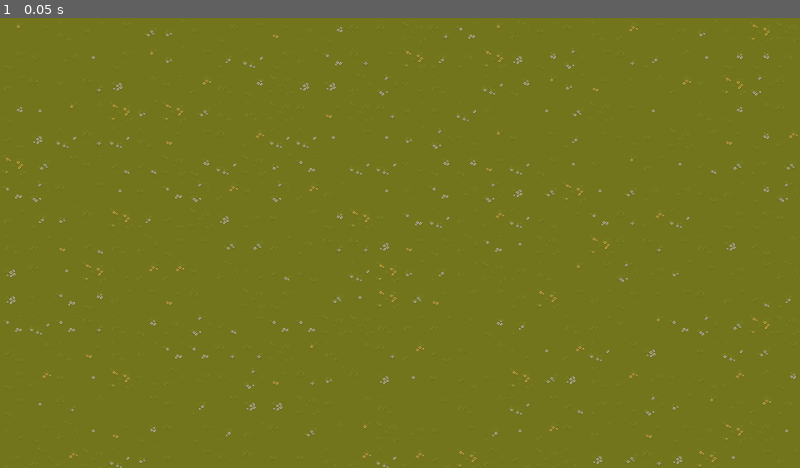
Above: before the commit, frame 1.
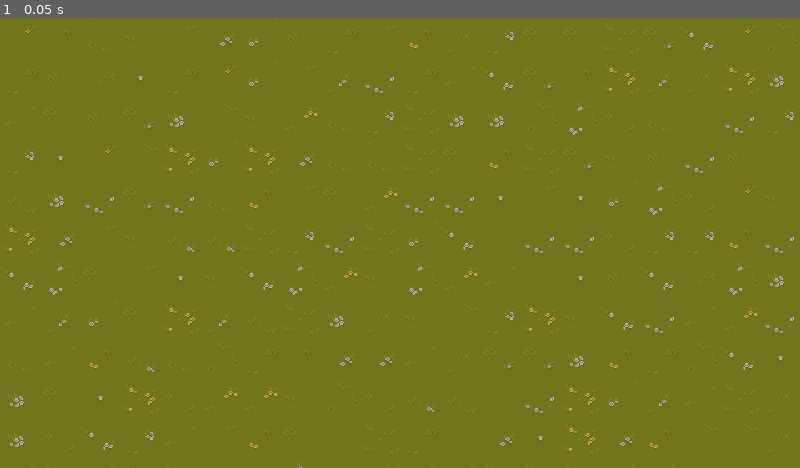
Above: after the commit, the same moment.

Repository: Miraak777/WaveCleaner
Game: Godot game, scene res://levels/base_level.tscn
Same seed, same stepped clock (60 frames per second), same inputs: the game is played once before the commit and once after it.
Inputs:
- Up to frame 1 (0.05 s): no input

The runs differ from the first frame. In frame 1, 2.4% of the frame differs, in the area x 0-100%, y 1-100%.

Commit message:
feat: added game master mechanic, changed game master description in readme

Diff:
--- /dev/null
+++ b/game master/EnemySpawnData.gd
@@ -0,0 +1,6 @@
+class_name EnemySpawnData
+extends Resource
+
+@export var enemy: PackedScene
+@export var min_count: int = 1
+@export var max_count: int = 1
--- /dev/null
+++ b/game master/StageData.gd
@@ -0,0 +1,4 @@
+class_name StageData
+extends Resource
+
+@export var waves: Array[WaveData]
--- /dev/null
+++ b/game master/Stages/Stage 1.tres
@@ -0,0 +1,23 @@
+[gd_resource type="Resource" script_class="StageData" load_steps=7 format=3 uid="uid://divtrcaqdi5wv"]
+
+[ext_resource type="Script" uid="uid://wguboneqd5dd" path="res://game master/StageData.gd" id="1_5d5r6"]
+[ext_resource type="Script" uid="uid://cbxadsjja0m6y" path="res://game master/WaveData.gd" id="2_4vpb0"]
+[ext_resource type="Script" uid="uid://cswt748typmsk" path="res://game master/EnemySpawnData.gd" id="3_mfnjl"]
+[ext_resource type="PackedScene" uid="uid://dipxuitfpy1ab" path="res://enemies/spider.tscn" id="4_bla2y"]
+
+[sub_resource type="Resource" id="Resource_4x8w4"]
+script = ExtResource("3_mfnjl")
+enemy = ExtResource("4_bla2y")
+min_count = 2
+max_count = 5
+metadata/_custom_type_script = "uid://cswt748typmsk"
+
+[sub_resource type="Resource" id="Resource_1pfgj"]
+script = ExtResource("2_4vpb0")
+enemies = Array[ExtResource("3_mfnjl")]([SubResource("Resource_4x8w4")])
+metadata/_custom_type_script = "uid://cbxadsjja0m6y"
+
+[resource]
+script = ExtResource("1_5d5r6")
+waves = Array[ExtResource("2_4vpb0")]([SubResource("Resource_1pfgj")])
+metadata/_custom_type_script = "uid://wguboneqd5dd"
--- /dev/null
+++ b/game master/WaveData.gd
@@ -0,0 +1,4 @@
+class_name WaveData
+extends Resource
+
+@export var enemies: Array[EnemySpawnData]
--- /dev/null
+++ b/game master/game_master.gd
@@ -0,0 +1,71 @@
+extends Node2D
+@export var player: CharacterBody2D
+@export var stages: Array[StageData]
+
+@export var stage_time: float = 90
+@export var wave_cooldown: float = 5
+@export var step_from_screen_edge: float = 20
+@export var current_stage: int = 0
+
+var spawn_rect_edges: Array[Array]
+var spawn_rect_height: float
+var spawn_rect_width: float
+
+
+func _ready() -> void:
+	$WaveTimer.wait_time = wave_cooldown
+	$StageTimer.wait_time = stage_time
+
+
+func _on_wave_timer_timeout() -> void:
+	calculate_spawn_rect()
+	var enemies_spawn_data: Array[EnemySpawnData] = stages[current_stage].waves.pick_random().enemies
+	for spawn_data in enemies_spawn_data:
+		var enemy_count: int = randi_range(spawn_data.min_count, spawn_data.max_count)
+		for i in range(enemy_count):
+			var enemy: CharacterBody2D = spawn_data.enemy.instantiate()
+			enemy.global_position = get_random_position()
+			enemy.player = player
+			owner.add_child(enemy)
+
+func calculate_spawn_rect() -> void:
+	var screen_rect: Rect2 = get_tree().current_scene.get_viewport().get_visible_rect()
+
+	spawn_rect_width = screen_rect.size.x
+	spawn_rect_height = screen_rect.size.y
+
+	var half_width = spawn_rect_width / 2
+	var half_height = spawn_rect_height / 2
+
+	var top_left_viewport_corner = screen_rect.position + Vector2(-half_width, -half_height)
+
+	var top_left_offset: Vector2 = Vector2(-step_from_screen_edge, - step_from_screen_edge)
+	var top_left: Vector2 = top_left_viewport_corner + top_left_offset
+
+	var top_right_offset: Vector2 = Vector2(step_from_screen_edge, - step_from_screen_edge)
+	var top_right: Vector2 = top_left_viewport_corner + top_right_offset + Vector2(spawn_rect_width, 0)
+
+	var bottom_left_offset: Vector2 = Vector2(- step_from_screen_edge, step_from_screen_edge)
+	var bottom_left: Vector2 = top_left_viewport_corner + bottom_left_offset + Vector2(0, spawn_rect_height)
+
+	var bottom_right_offset: Vector2 = Vector2(step_from_screen_edge, step_from_screen_edge)
+	var bottom_right: Vector2 = top_left_viewport_corner + bottom_right_offset + Vector2(spawn_rect_width, spawn_rect_height)
+
+	spawn_rect_edges = [
+		[top_left, top_right],
+		[bottom_left, bottom_right],
+		[top_left, bottom_left],
+		[top_right, bottom_right]
+	]
+
+func get_random_position() -> Vector2:
+	var total_edge_weight = spawn_rect_width + spawn_rect_height
+	var edge_selector_value = randf() * total_edge_weight
+	var edge: Array
+	if edge_selector_value <= spawn_rect_width:
+		edge = spawn_rect_edges[randi_range(0, 1)]
+	else:
+		edge = spawn_rect_edges[randi_range(2, 3)]
+	var player_position_offeset: Vector2 = get_tree().current_scene.get_viewport().get_camera_2d().get_screen_center_position()
+	var random_point = randf()
+	return edge[0].lerp(edge[1], randf()) + player_position_offeset
--- /dev/null
+++ b/game master/game_master.tscn
@@ -0,0 +1,16 @@
+[gd_scene load_steps=2 format=3 uid="uid://ckodr6kgsx17l"]
+
+[ext_resource type="Script" uid="uid://dh6a2fk7rh2e3" path="res://game master/game_master.gd" id="1_25xlt"]
+
+[node name="Game Master" type="Node2D"]
+script = ExtResource("1_25xlt")
+
+[node name="WaveTimer" type="Timer" parent="."]
+process_callback = 0
+autostart = true
+
+[node name="StageTimer" type="Timer" parent="."]
+process_callback = 0
+autostart = true
+
+[connection signal="timeout" from="WaveTimer" to="." method="_on_wave_timer_timeout"]
--- a/player/player.gd
+++ b/player/player.gd
@@ -62,6 +62,5 @@
 
 func take_damage(damage) -> void:
 	health -= damage
-	print(health)
 	if health < 0:
 		player_died.emit()
--- a/player/player.tscn
+++ b/player/player.tscn
@@ -278,7 +278,6 @@
 speed_scale = 1.5
 
 [node name="Camera2D" type="Camera2D" parent="."]
-zoom = Vector2(1.5, 1.5)
 limit_left = -1600
 limit_top = -900
 limit_right = 1600
--- a/project.godot
+++ b/project.godot
@@ -17,8 +17,10 @@
 
 [display]
 
-window/size/viewport_width=960
-window/size/viewport_height=540
+window/size/viewport_width=640
+window/size/viewport_height=360
+window/size/window_width_override=1152
+window/size/window_height_override=648
 window/stretch/mode="viewport"
 window/stretch/aspect="expand"
 
Not shown, added: game master/EnemySpawnData.gd.uid
Not shown, added: game master/StageData.gd.uid
Not shown, added: game master/WaveData.gd.uid
Not shown, added: game master/game_master.gd.uid
Not shown, changed: README.md
